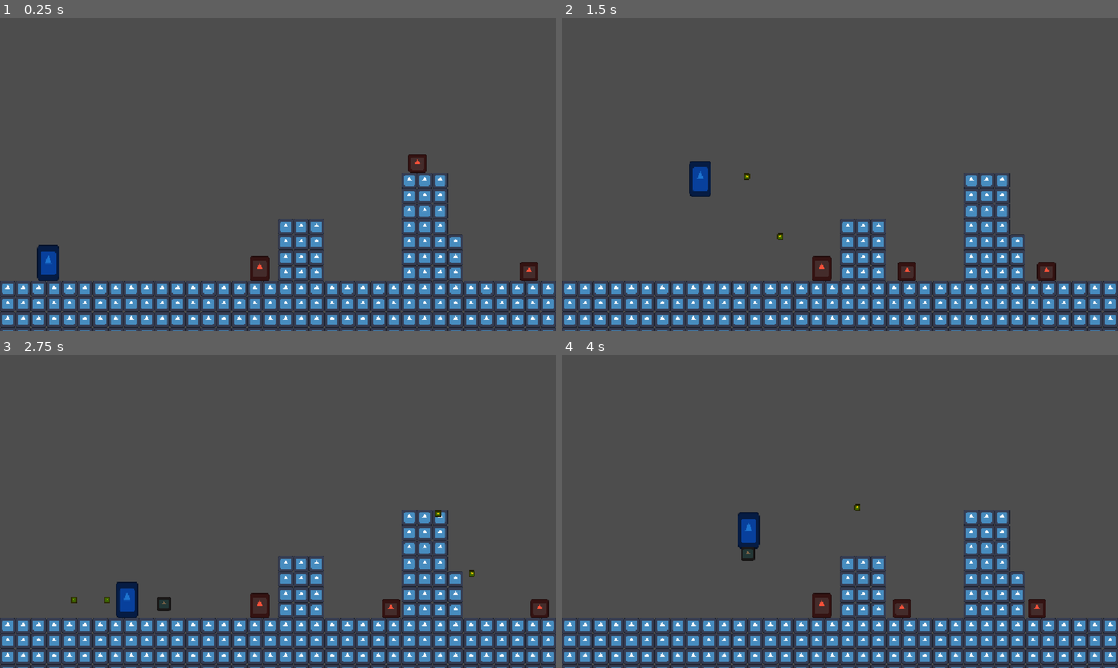
Above: before the commit, frames 1-4 (two rows, left to right).
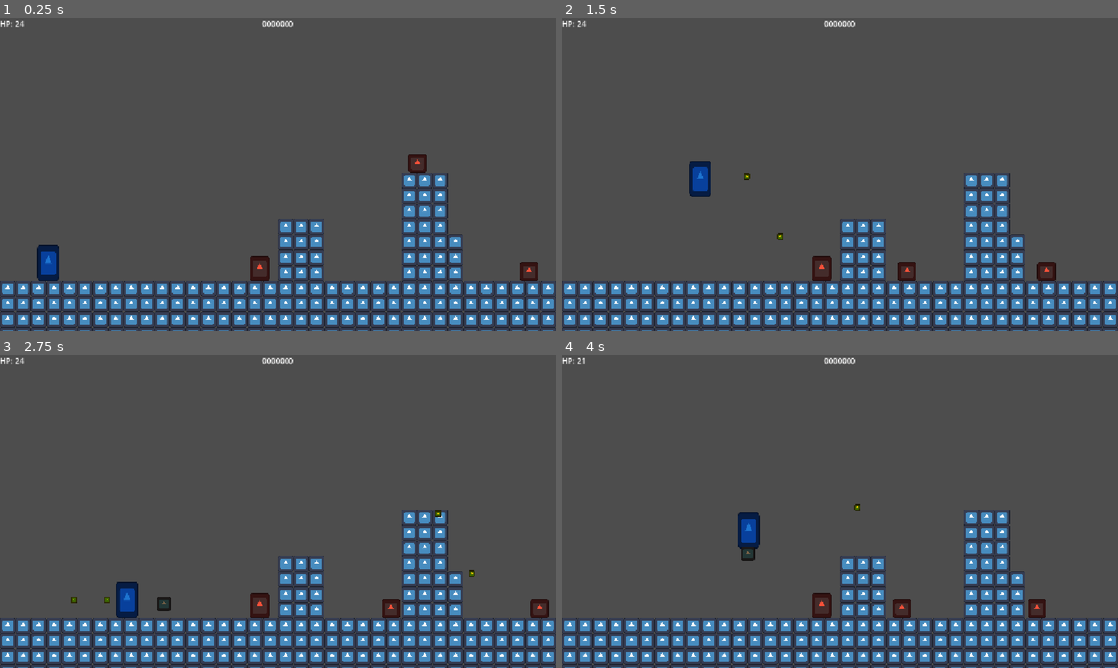
Above: after the commit, the same moments.

Repository: TitaniumTastesGood/Gedi_Tutorial
Game: Godot game, scene res://root.tscn
Same seed, same stepped clock (60 frames per second), same inputs: the game is played once before the commit and once after it. The engine's default icon, where the game draws it, is replaced by a stand-in: a white triangle on a blue panel in a dark square.
Inputs:
- Up to frame 1 (0.25 s): no input
- Up to frame 2 (1.5 s): hold X (shoot) 0.53-1.28 s; hold Right (right) from 0.53 s (still down); tap Z (jump) at 0.77 s; tap X (shoot) at 1.35 s
- Up to frame 3 (2.75 s): tap Z (jump) at 1.52 s; release Right (right) at 2.03 s; hold Left (left) from 2.03 s (still down); hold X (shoot) from 2.03 s (still down)
- Up to frame 4 (4 s): release Left (left) at 2.78 s; release X (shoot) at 2.78 s; hold Right (right) from 2.78 s (still down); tap X (shoot) at 2.85 s; tap Z (jump) at 3.02, 3.77 s; hold X (shoot) from 3.53 s (still down)

The runs differ from the first frame. In frame 1, 0.1% of the frame differs, in the area x 0-53%, y 0-3%; in frame 2, 0.1%; in frame 3, 0.1%; in frame 4, 0.1%.

Commit message:
powerups

Diff:
--- a/gedi-tutorial/creature.gd
+++ b/gedi-tutorial/creature.gd
@@ -1,6 +1,7 @@
 @abstract
 extends CharacterBody2D
 
+var max_hp
 var hp
 var horizontal_speed = 0
 var vertical_speed = 0
@@ -10,7 +11,7 @@
 const GRAVITY = 22
 
 func _ready():
-	pass
+	hp = max_hp
 
 func apply_knockback():
 	has_control = false
@@ -30,6 +31,11 @@
 	get_node("Hitbox/CollisionShape2D").set_deferred("disabled", true)
 	await get_tree().create_timer(1.4).timeout
 	get_node("Hitbox/CollisionShape2D").set_deferred("disabled", false)
+
+func heal(amount:int):
+	hp += amount
+	if amount >= max_hp:
+		hp = max_hp
 
 func take_damage(damage:int):
 	hp -= damage
--- a/gedi-tutorial/enemy.gd
+++ b/gedi-tutorial/enemy.gd
@@ -4,9 +4,16 @@
 var player
 var deals_contact_damage = true
 var damage = 1
+var score_value = 100
 
 func _ready():
 	player = get_parent().get_node("Player")
+	super()
+
+func die():
+	super()
+	player.gain_score(score_value)
+	drop_powerup()
 
 func _on_hitbox_area_entered(area):
 	if "shooter" in area:
@@ -14,3 +21,16 @@
 			take_damage(area.damage)
 			if !area.piercing:
 				area.destroy()
+
+func drop_powerup():
+	var random_powerup = randi() % 8
+	var powerup
+	if random_powerup <= 3:
+		powerup = load("res://score_ball.tscn").instantiate()
+	elif random_powerup == 4:
+		powerup = load("res://health_pickup.tscn").instantiate()
+	elif random_powerup <= 6 and player.hp <= 4:
+		powerup = load("res://health_pickup.tscn").instantiate()
+	if powerup != null:
+		powerup.position = self.position
+		get_parent().call_deferred("add_child", powerup)
--- /dev/null
+++ b/gedi-tutorial/health_pickup.gd
@@ -0,0 +1,4 @@
+extends "res://powerup.gd"
+
+func pickup_effect(player):
+	player.heal(2)
--- /dev/null
+++ b/gedi-tutorial/health_pickup.tscn
@@ -0,0 +1,27 @@
+[gd_scene format=3 uid="uid://tqnkmiduk03m"]
+
+[ext_resource type="Texture2D" uid="uid://cxab55jlu7nlj" path="res://icon.svg" id="2_xl6eh"]
+
+[sub_resource type="CircleShape2D" id="CircleShape2D_vao7y"]
+radius = 16.0
+
+[node name="Health_Pickup" type="CharacterBody2D" unique_id=783289030]
+collision_layer = 4
+collision_mask = 4
+
+[node name="Sprite2D" type="Sprite2D" parent="." unique_id=941384418]
+self_modulate = Color(0, 0.5658821, 0.44632804, 1)
+scale = Vector2(0.25, 0.25)
+texture = ExtResource("2_xl6eh")
+
+[node name="CollisionShape2D" type="CollisionShape2D" parent="." unique_id=2031464830]
+shape = SubResource("CircleShape2D_vao7y")
+
+[node name="Hitbox" type="Area2D" parent="." unique_id=1634262767]
+collision_layer = 15
+collision_mask = 15
+
+[node name="CollisionShape2D" type="CollisionShape2D" parent="Hitbox" unique_id=243219821]
+shape = SubResource("CircleShape2D_vao7y")
+
+[connection signal="area_entered" from="Hitbox" to="." method="_on_hitbox_area_entered"]
--- a/gedi-tutorial/player.gd
+++ b/gedi-tutorial/player.gd
@@ -4,16 +4,27 @@
 const JUMP_FORCE = 700
 var airborne = true
 var can_fire = true
+var score = 0
+var dead = false
 
 func _ready():
-	hp = 24
+	max_hp = 24
 	facing_direction = Vector2.RIGHT
+	super()
 
 func take_damage(damage:int):
-	hp -= damage
 	apply_knockback()
 	gain_invincibility_frames()
-	check_if_dead()
+	super(damage)
+	$/root/Root/Hp_Text.text = "HP: " + str(hp)
+
+func heal(amount:int):
+	super(amount)
+	$/root/Root/Hp_Text.text = "HP: " + str(hp)
+
+func gain_score(amount:int):
+	score += amount
+	$/root/Root/Score_Text.text = str(score).pad_zeros(7)
 
 func attack():
 	can_fire = false
@@ -26,7 +37,14 @@
 	await get_tree().create_timer(0.3).timeout
 	can_fire = true
 
+func die():
+	has_control = false
+	visible = false
+	dead = true
+
 func _process(_delta):
+	if dead:
+		has_control = false
 	if has_control:
 		if Input.is_action_just_pressed("jump"):
 			if is_on_floor():
@@ -56,5 +74,6 @@
 func _on_hitbox_body_entered(body):
 	if body == self:
 		return
-	if body.deals_contact_damage:
-		take_damage(body.damage)
+	if "deals_contact_damage" in body:
+		if body.deals_contact_damage:
+			take_damage(body.damage)
--- /dev/null
+++ b/gedi-tutorial/powerup.gd
@@ -0,0 +1,21 @@
+@abstract
+extends CharacterBody2D
+
+const GRAVITY = 11
+
+func _ready():
+	velocity.y = -140
+
+func _physics_process(_delta):
+	if !is_on_floor():
+		velocity.y += GRAVITY
+	move_and_slide()
+
+func _on_hitbox_area_entered(area):
+	area = area.get_parent()
+	if area.name == "Player":
+		pickup_effect(area)
+		get_tree().queue_delete(self)
+
+@abstract
+func pickup_effect(player)
--- a/gedi-tutorial/root.gd
+++ b/gedi-tutorial/root.gd
@@ -10,4 +10,4 @@
 	for spawner in get_node("Enemy_Spawners").get_children():
 		if spawner.enemies_left >= 0:
 			return false
-	$Label.visible = true
+	$You_Win_Text.visible = true
--- a/gedi-tutorial/root.tscn
+++ b/gedi-tutorial/root.tscn
@@ -66,7 +66,12 @@
 position = Vector2(1122, 544)
 script = ExtResource("4_28aoi")
 
-[node name="Label" type="Label" parent="." unique_id=457188996]
+[node name="Hp_Text" type="Label" parent="." unique_id=44291360]
+offset_right = 40.0
+offset_bottom = 23.0
+text = "HP: 24"
+
+[node name="You_Win_Text" type="Label" parent="." unique_id=457188996]
 visible = false
 offset_left = 476.0
 offset_top = 274.0
@@ -76,5 +81,13 @@
 horizontal_alignment = 1
 vertical_alignment = 1
 
+[node name="Score_Text" type="Label" parent="." unique_id=1393469901]
+offset_left = 476.0
+offset_right = 676.0
+offset_bottom = 23.0
+text = "0000000"
+horizontal_alignment = 1
+vertical_alignment = 1
+
 [connection signal="area_entered" from="Player/Hitbox" to="Player" method="_on_hitbox_area_entered"]
 [connection signal="body_entered" from="Player/Hitbox" to="Player" method="_on_hitbox_body_entered"]
--- /dev/null
+++ b/gedi-tutorial/score_ball.gd
@@ -0,0 +1,4 @@
+extends "res://powerup.gd"
+
+func pickup_effect(player):
+	player.gain_score(1000)
--- /dev/null
+++ b/gedi-tutorial/score_ball.tscn
@@ -0,0 +1,29 @@
+[gd_scene format=3 uid="uid://cw8upc5ypyxkk"]
+
+[ext_resource type="Texture2D" uid="uid://cxab55jlu7nlj" path="res://icon.svg" id="1_72qat"]
+[ext_resource type="Script" uid="uid://dymyggi708a4b" path="res://score_ball.gd" id="1_74i1h"]
+
+[sub_resource type="CircleShape2D" id="CircleShape2D_vao7y"]
+radius = 13.0
+
+[node name="score_ball" type="CharacterBody2D" unique_id=783289030]
+collision_layer = 4
+collision_mask = 4
+script = ExtResource("1_74i1h")
+
+[node name="Sprite2D" type="Sprite2D" parent="." unique_id=941384418]
+self_modulate = Color(1.4439225e-06, 0.73768514, 0.2825849, 1)
+scale = Vector2(0.2, 0.2)
+texture = ExtResource("1_72qat")
+
+[node name="CollisionShape2D" type="CollisionShape2D" parent="." unique_id=2031464830]
+shape = SubResource("CircleShape2D_vao7y")
+
+[node name="Hitbox" type="Area2D" parent="." unique_id=1634262767]
+collision_layer = 15
+collision_mask = 15
+
+[node name="CollisionShape2D" type="CollisionShape2D" parent="Hitbox" unique_id=243219821]
+shape = SubResource("CircleShape2D_vao7y")
+
+[connection signal="area_entered" from="Hitbox" to="." method="_on_hitbox_area_entered"]
--- a/gedi-tutorial/thrower.gd
+++ b/gedi-tutorial/thrower.gd
@@ -4,10 +4,11 @@
 var attack_time
 
 func _ready():
-	super()
-	hp = 5
+	max_hp = 5
 	deals_contact_damage = false
 	attack_time = attack_timer
+	score_value = 500
+	super()
 
 func attack():
 	var bullet = load("res://axe_bullet.tscn").instantiate()
--- a/gedi-tutorial/walker.gd
+++ b/gedi-tutorial/walker.gd
@@ -3,10 +3,10 @@
 const SPEED = 120
 
 func _ready():
-	super()
-	hp = 3
+	max_hp = 3
 	damage = 4
 	auto_turnaround = true
+	super()
 
 func attack():
 	pass
Not shown, added: gedi-tutorial/health_pickup.gd.uid
Not shown, added: gedi-tutorial/powerup.gd.uid
Not shown, added: gedi-tutorial/score_ball.gd.uid
